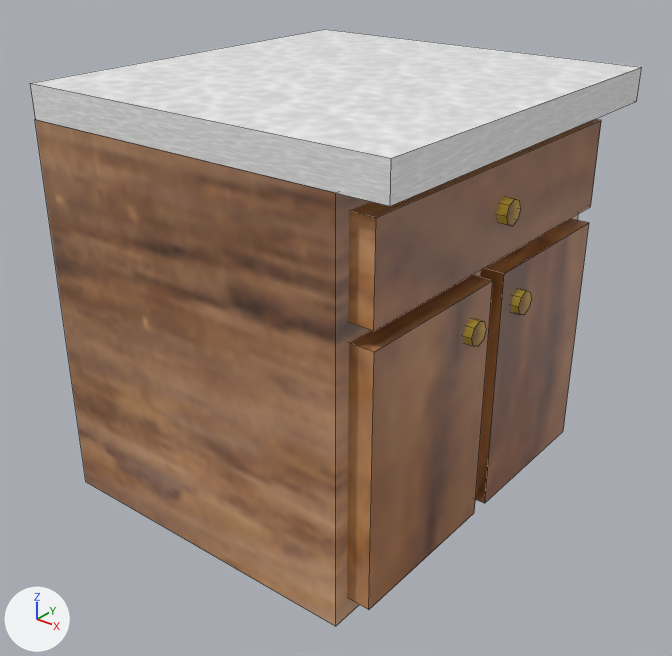
Renders of the FBX model Assets/Scenes/Models/Furniture/Dollhouse Furniture Kit/Kitchen/KitchenCounter.fbx from each side of a commit.
Camera for both pictures: a 50 mm camera at (-2.63, -4.708, 1.225) aimed at (-3.742, -3.318, 0.363). Arrows for +X, +Y and +Z are at lower left; the lights stay in place. Mesh edges are drawn as thin lines.

Before the edit, the objects in view are built like this:
```python
me_cube_006 = bpy.data.meshes.new('Cube.006')
me_cube_006.from_pydata(...)  # a box spanning x -4.156..-3.435, y -3.701..-2.848, z -0.002..0.816
me_cube_006.materials.append(mat_lightwood)  # picture img_lightwood_png
me_cube_007 = bpy.data.meshes.new('Cube.007')
me_cube_007.from_pydata(...)  # a box spanning x -4.153..-3.34, y -3.701..-2.848, z 0.816..0.883
me_cube_007.materials.append(mat_counter)  # picture img_white_png
me_cube_008 = bpy.data.meshes.new('Cube.008')
me_cube_008.from_pydata(...)  # a box spanning x -3.522..-3.386, y -3.668..-3.306, z 0.042..0.562
me_cube_008.materials.append(mat_darkwood)  # picture img_mediumwood_png
me_cube_009 = bpy.data.meshes.new('Cube.009')
me_cube_009.from_pydata(...)  # a box spanning x -3.522..-3.386, y -3.264..-2.902, z 0.042..0.562
me_cube_009.materials.append(mat_darkwood)  # picture img_mediumwood_png
me_cube_010 = bpy.data.meshes.new('Cube.010')
me_cube_010.from_pydata(...)  # a box spanning x -3.522..-3.386, y -3.67..-2.904, z 0.598..0.781
me_cube_010.materials.append(mat_darkwood)  # picture img_mediumwood_png
ob_cube_005 = bpy.data.objects.new('Cube.005', me_cube_006)
ob_cube_005.location = (0.0, 0.0, 0.0)
ob_cube_006 = bpy.data.objects.new('Cube.006', me_cube_007)
ob_cube_006.location = (0.0, 0.0, 0.0)
ob_cube_007 = bpy.data.objects.new('Cube.007', me_cube_008)
ob_cube_007.location = (0.0, 0.0, 0.0)
ob_cube_008 = bpy.data.objects.new('Cube.008', me_cube_009)
ob_cube_008.location = (0.0, 0.0, 0.0)
ob_cube_009 = bpy.data.objects.new('Cube.009', me_cube_010)
ob_cube_009.location = (0.0, 0.0, 0.0)
```
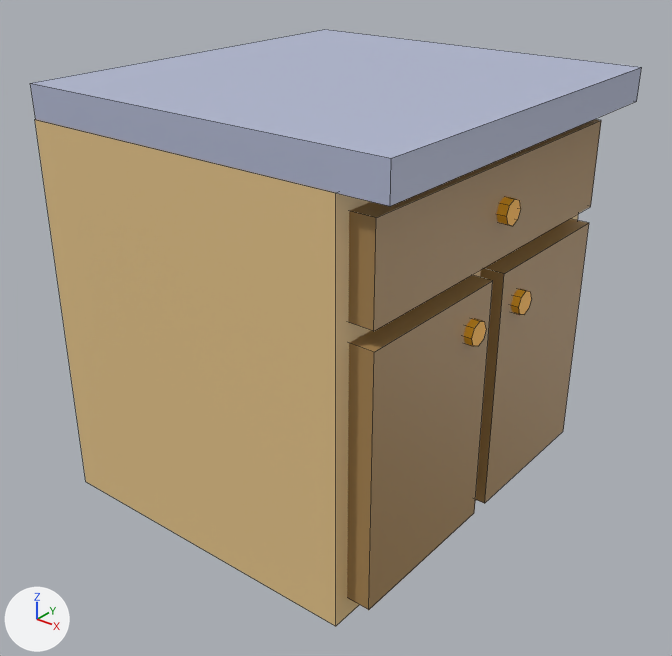
Where the newer file only moved an object's origin or applied its transform, the numbers keep the older frame.

Pixel boxes [x1, y1, x2, y2] of what changed, in the pictures (672 x 656 px):
'Cube.005', recoloured: [35, 119, 578, 626] in both
'Cube.006', recoloured (white to grey): [31, 29, 642, 206] in both
part 1 of me_cube_010, recoloured: [348, 119, 601, 331] in both
part 2 of me_cube_008, recoloured: [347, 275, 493, 610] in both
part 3 of me_cube_009, recoloured: [475, 219, 589, 503] in both

The change, as a diff of the scene's bpy script:
```diff
--- a/Assets/Scenes/Models/Furniture/Dollhouse Furniture Kit/Kitchen/KitchenCounter.fbx.py
+++ b/Assets/Scenes/Models/Furniture/Dollhouse Furniture Kit/Kitchen/KitchenCounter.fbx.py
@@ mat_darkwood_001 @@
+mat_darkwood_001 = principled_material('DarkWood.001')
+mat_darkwood_001.base_color = (0.388, 0.234, 0.0857)  # brown #a78553
@@ mat_counter_002 @@
+mat_counter_002 = principled_material('Counter.002')
+mat_counter_002.base_color = (0.449, 0.488, 0.652)  # light grey #b3b9d3
@@ mat_lightwood_002 @@
+mat_lightwood_002 = principled_material('LightWood.002')
+mat_lightwood_002.base_color = (0.8, 0.566, 0.258)  # beige #e7c68b
@@ me_cube_009 @@
 me_cube_009.from_pydata(...)  # 8 vertices, 6 faces; spans x -3.522..-3.386, y -3.264..-2.902, z 0.042..0.562
 # used by ob_cube_008; location = (0.0, 0.0, 0.0)
+# me_cube_009 part 3: 6 faces spanning x -3.522..-3.386, y -3.264..-2.902, z 0.042..0.562 switch from mat_darkwood (picture img_mediumwood_png) to mat_darkwood_001 (brown #a78553)
@@ me_cube_006 @@
 me_cube_006.from_pydata(...)  # 8 vertices, 6 faces; spans x -4.156..-3.435, y -3.701..-2.848, z -0.002..0.816
-me_cube_006.materials.append(mat_lightwood)  # picture img_lightwood_png
+me_cube_006.materials.append(mat_lightwood_002)  # beige #e7c68b
@@ me_cube_008 @@
 me_cube_008.from_pydata(...)  # 8 vertices, 6 faces; spans x -3.522..-3.386, y -3.668..-3.306, z 0.042..0.562
 # used by ob_cube_007; location = (0.0, 0.0, 0.0)
+# me_cube_008 part 2: 6 faces spanning x -3.522..-3.386, y -3.668..-3.306, z 0.042..0.562 switch from mat_darkwood (picture img_mediumwood_png) to mat_darkwood_001 (brown #a78553)
@@ me_cube_007 @@
 me_cube_007.from_pydata(...)  # 8 vertices, 6 faces; spans x -4.153..-3.34, y -3.701..-2.848, z 0.816..0.883
-me_cube_007.materials.append(mat_counter)  # picture img_white_png
+me_cube_007.materials.append(mat_counter_002)  # light grey #b3b9d3
@@ me_cube_010 @@
 me_cube_010.from_pydata(...)  # 8 vertices, 6 faces; spans x -3.522..-3.386, y -3.67..-2.904, z 0.598..0.781
 # used by ob_cube_009; location = (0.0, 0.0, 0.0)
+# me_cube_010 part 1: 6 faces spanning x -3.522..-3.386, y -3.67..-2.904, z 0.598..0.781 switch from mat_darkwood (picture img_mediumwood_png) to mat_darkwood_001 (brown #a78553)
```
